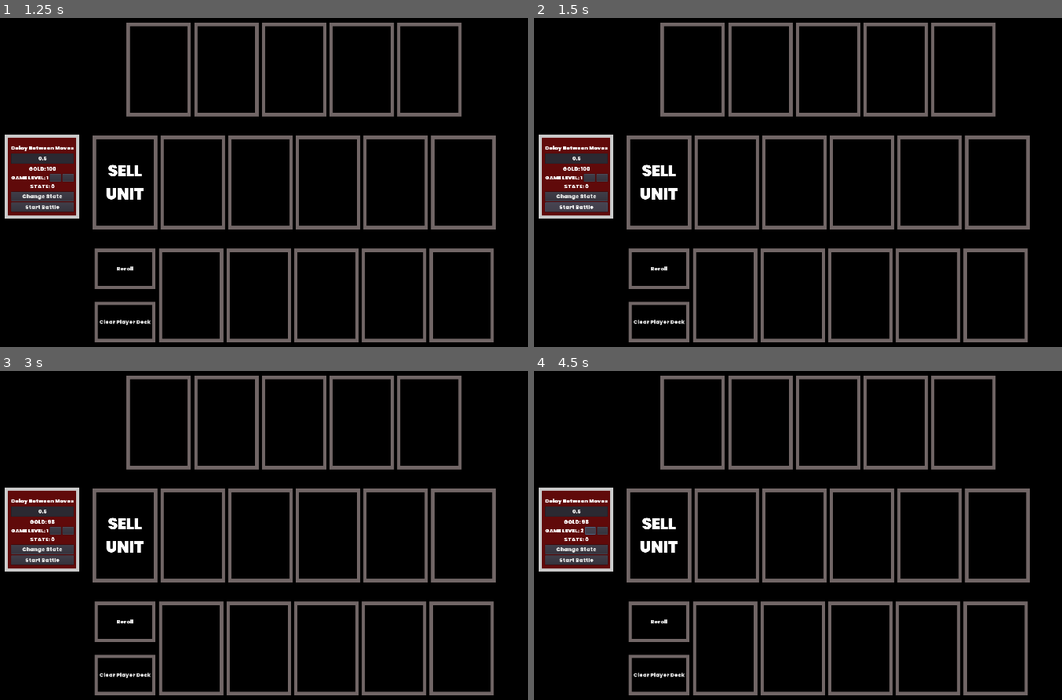
Above: before the commit, frames 1-4 (two rows, left to right).
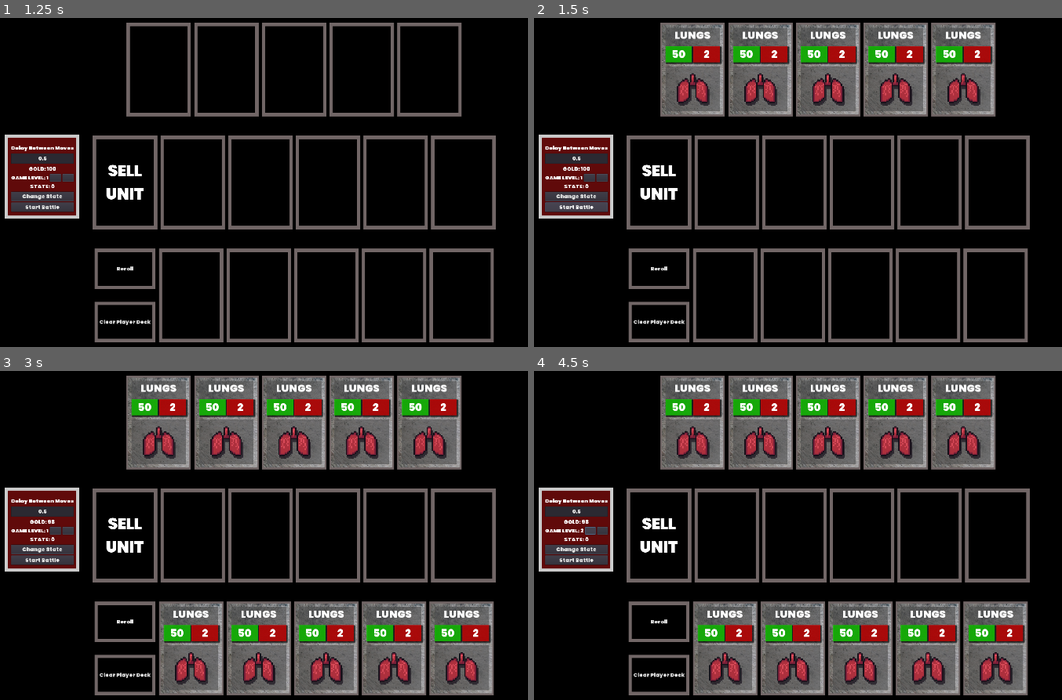
Above: after the commit, the same moments.

Repository: RM35/steel-chalk-asset
Game: Godot game, scene res://main_menu/main_menu.tscn
The game is run twice, just before and just after one commit, with the same random seed, the same clock (stepped at 60 frames per second) and the same inputs.
Inputs (mouse positions are in pixels of both pictures, inside the frame that each line leads up to):
- Up to frame 1 (1.25 s): click "PLAY" at 0.5 s
- Up to frame 2 (1.5 s): click "Start Battle" at 1.25 s
- Up to frame 3 (3 s): click "Start Battle" at 2 s; click "Reroll" at 2.75 s
- Up to frame 4 (4.5 s): click "Clear Player Deck" at 3.5 s; click (586, 532) at 4.25 s

Frame 1 is identical in both runs. In frame 2, 15% of the frame differs, in the area x 24-88%, y 1-30%; in frame 3, 30%, in the area x 24-94%, y 1-99%; in frame 4, 30%.
Error before the commit: Parse Error: The method "test_trig" isn't declared in the current class. (res://unit/unit.gd:35)

Commit message:
chore: remove unused trigger debug function

Diff:
--- a/unit/unit.gd
+++ b/unit/unit.gd
@@ -32,7 +32,6 @@
 	sprite_region_rect = unit_type.sprite_region_rect
 	battle_health = health
 	update_card()
-	test_trig()
 
 func _process(_delta):
 	if !alive:
